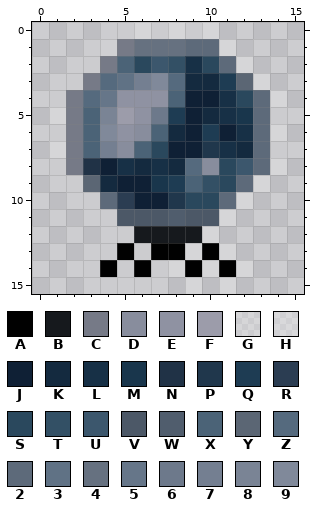
Two states of a pixel-art sprite, Ghul_Unity/Assets/Textures/Sprites/Items/Wahrsagerkugel.png. The picture above is the old version.
The file is 16x16 pixels. Colours within 5 levels of each other are drawn and written as one.
Palette (. is transparent): A #010101  B #16191d  C #767a87  D #888d9d  E #8f92a2  F #9c9caa  G #ececec4d  H #ececec65  J #0f2035  K #142a3f  L #173046  M #19364c  N #203246  P #20374c  Q #1e3c53  R #2b3d52  S #2a485d  T #335065  U #3c576d  V #4c5867  W #505d6d  X #4b6377  Y #5b6674  Z #556a7e  2 #5d6a7a  3 #607285  4 #667180  5 #667689  6 #6d798b  7 #747f91  8 #7a8495  9 #80899a
The result:
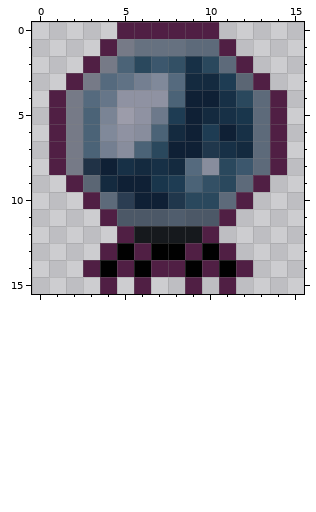
Changes in this commit:
Colour G changes from #ececec4d to #501f44.
The author changed colour H to colour G in row 1 at x 4.
Pixel boxes of the changes (left, top, right, bottom) in both pictures:
changed: (49, 22, 287, 294)
